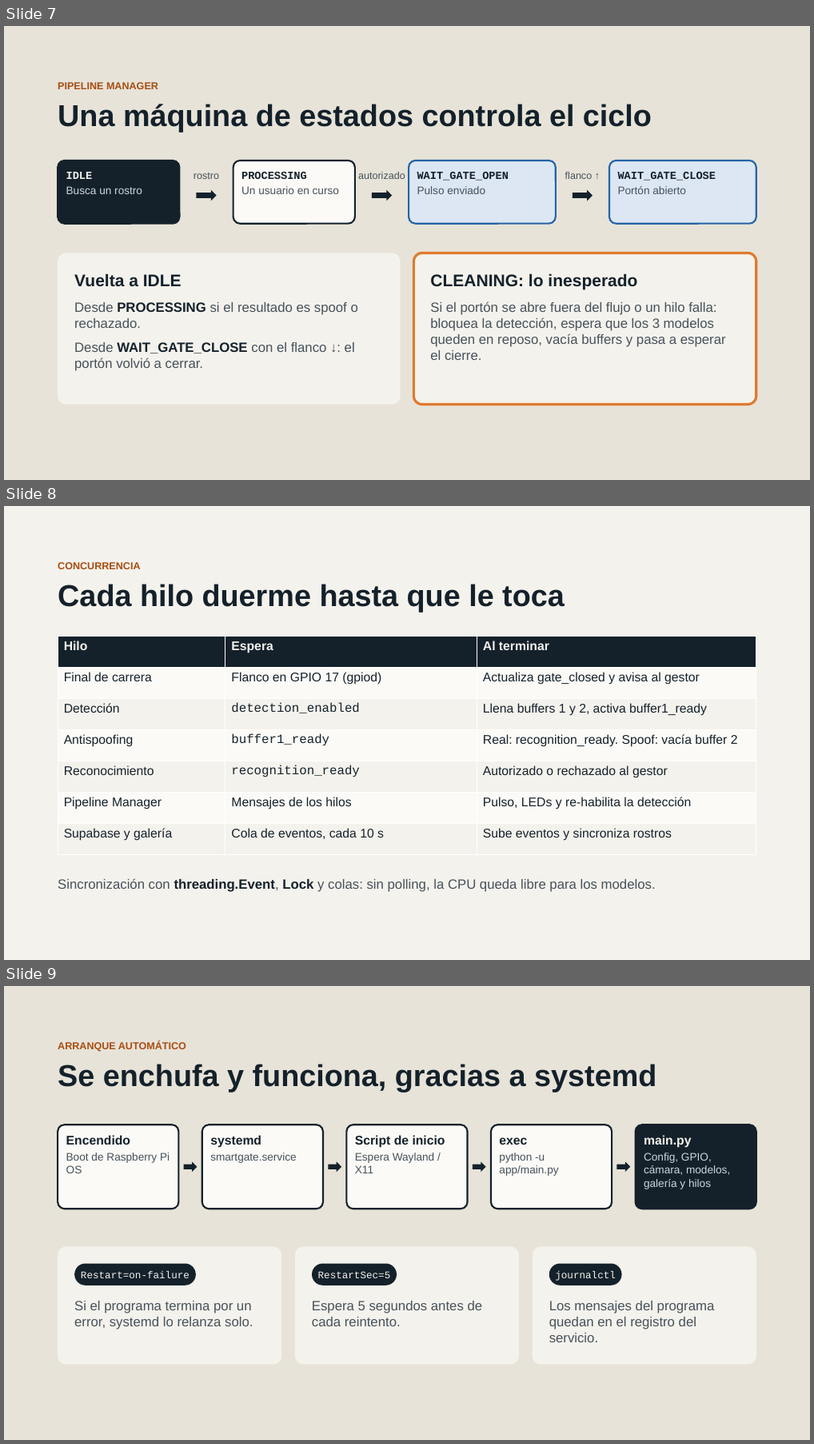
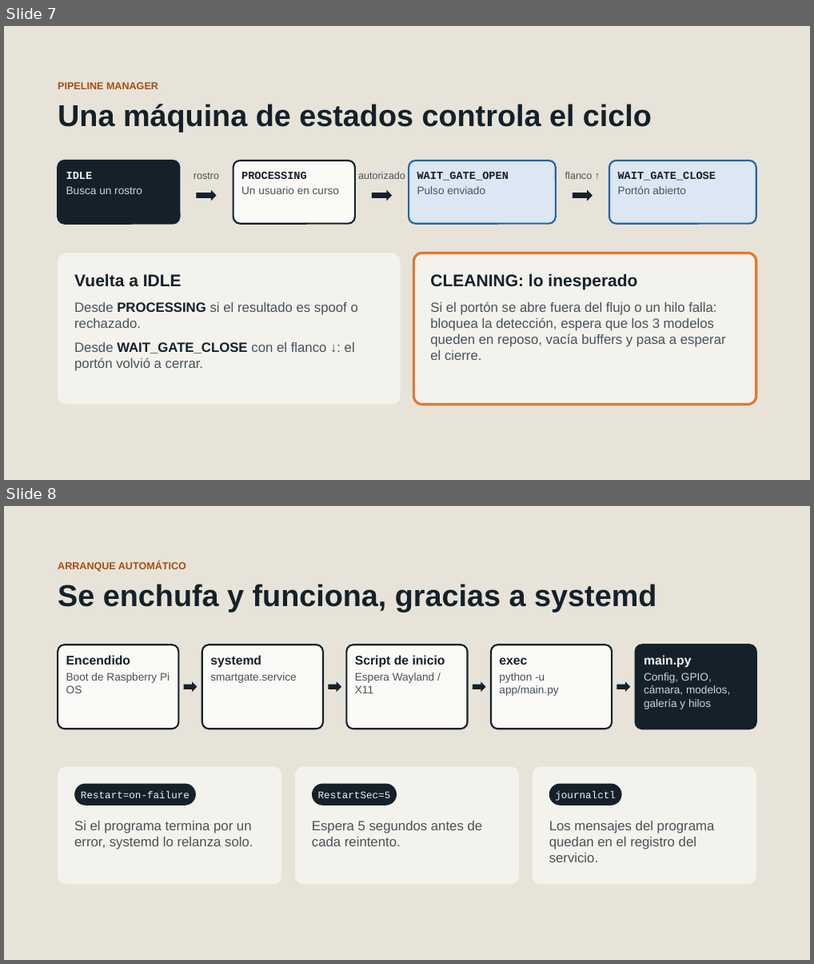
Before and after one commit to ms282489/SmartGate, a slide deck: docs/SmartGate_Presentacion.pptx. Shown one above the other, each under a label of ours: slides 7, 8 and 9 before the commit, slides 7 and 8 after it. The pictures are 814x1444 and 814x964 pixels, drawn with LibreOffice and Linux fonts; fonts in the diff are those of the drawing. Boxes give left, top, right and bottom in pixels: in the first picture for what was removed or moved away, otherwise in the second. Text is boxed around its words. In the diff, an @@ line names an element or a change of style, - is before the commit and + after.

```diff
--- a/docs/SmartGate_Presentacion.pptx
+++ b/docs/SmartGate_Presentacion.pptx
@@ slide 8 removed at (x1=4, y1=506, x2=810, y2=960), background #F4F2EC @@
@@ text removed at (x1=58, y1=562, x2=140, y2=569) @@
-CONCURRENCIA
@@ text removed at (x1=58, y1=584, x2=565, y2=612) @@
-Cada hilo duerme hasta que le toca
@@ table removed at (x1=58, y1=636, x2=757, y2=855), 7 rows, 3 columns @@
-Hilo | Espera | Al terminar
-Final de carrera | Flanco en GPIO 17 (gpiod) | Actualiza gate_closed y avisa al gestor
-Detección | detection_enabled | Llena buffers 1 y 2, activa buffer1_ready
-Antispoofing | buffer1_ready | Real: recognition_ready. Spoof: vacía buffer 2
-Reconocimiento | recognition_ready | Autorizado o rechazado al gestor
-Pipeline Manager | Mensajes de los hilos | Pulso, LEDs y re-habilita la detección
-Supabase y galería | Cola de eventos, cada 10 s | Sube eventos y sincroniza rostros
@@ text removed at (x1=58, y1=878, x2=656, y2=892) @@
-Sincronización con threading.Event, Lock y colas: sin polling, la CPU queda libre para los modelos.
@@ what was slide 9 is now slide 8 @@
```
Also in this commit, not shown: 1 slide changed, 2 slides added, 2 other slides removed.
